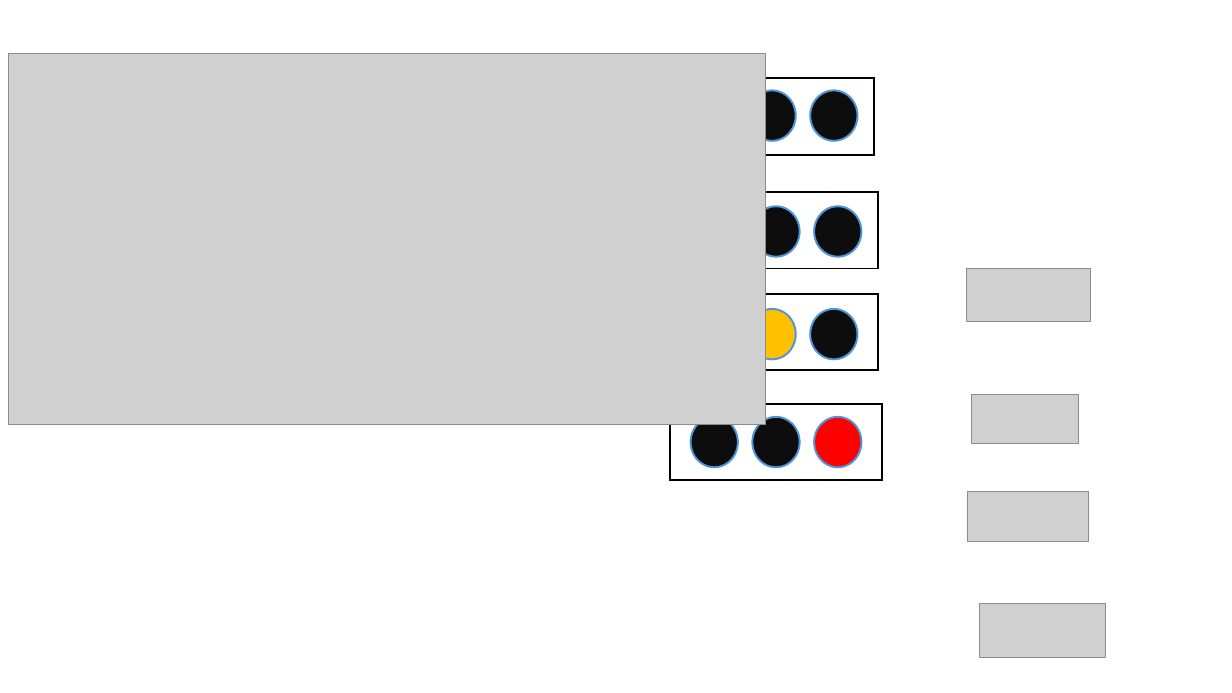
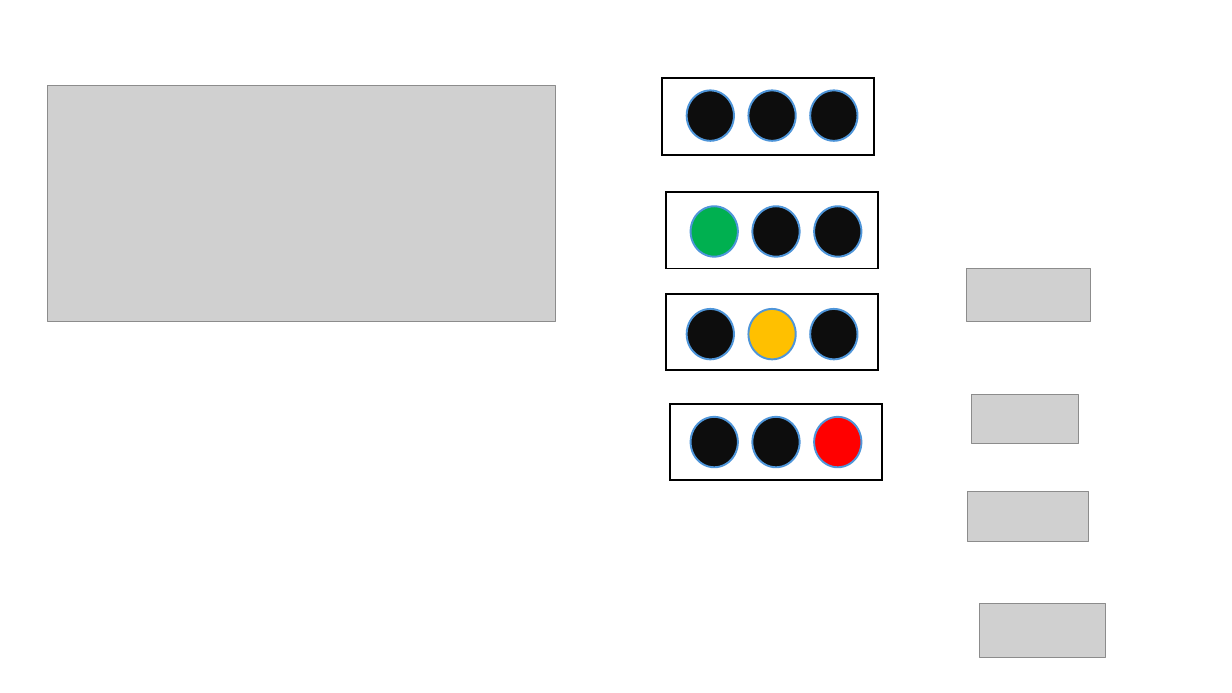
Before and after one commit to pirelaurent/IA_boite_blanche, a slide deck: slide 4 of outillage.pptx. Drawn at 1232x693 pixels with LibreOffice and Linux fonts; fonts in the diff are those of the drawing; grey boxes stand for pictures. Boxes give left, top, right and bottom in pixels: in the first picture for what was removed or moved away, otherwise in the second. Text is boxed around its words. In the diff, an @@ line names an element or a change of style, - is before the commit and + after.

```diff
--- a/outillage.pptx
+++ b/outillage.pptx
@@ picture removed at box(8, 54, 765, 424) @@
@@ picture added at box(47, 86, 555, 322) @@
@@ ellipse added at box(687, 91, 734, 141), fill #0D0D0D, outline #4E95D9 1.5 pt @@
@@ ellipse added at box(690, 206, 738, 257), fill #00B050, outline #4E95D9 1.5 pt @@
@@ ellipse added at box(687, 309, 734, 360), fill #0D0D0D, outline #4E95D9 1.5 pt @@
```
Also in this commit, not shown: 3 other slides changed, 2 slides added, 2 slides removed, 9 other files.
